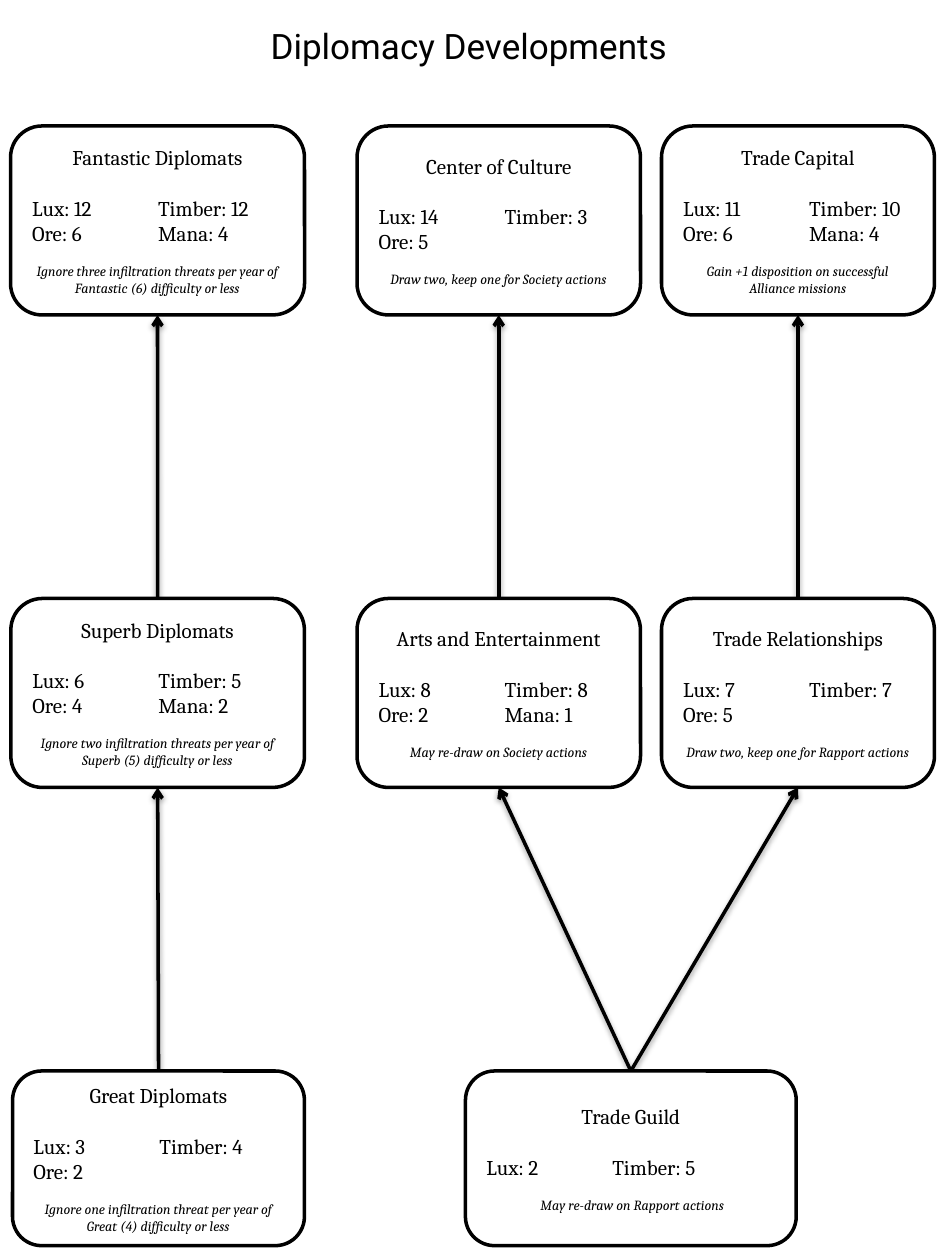
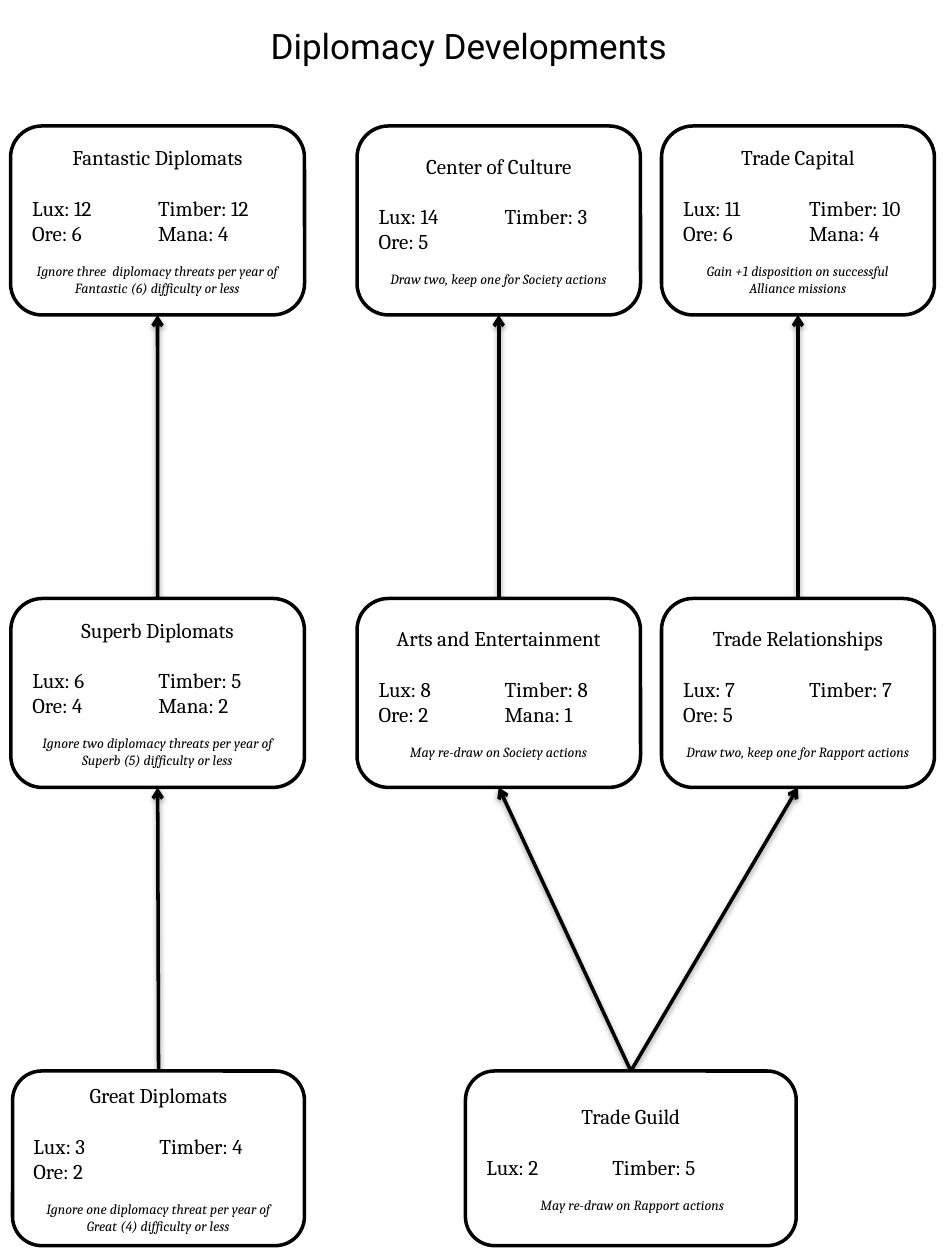
Before and after one commit to ziapeltagames/wrath-of-the-autarch, a slide deck: slide 4 of sheets/Core Sheets.pptx. Drawn at 945x1260 pixels with LibreOffice and Linux fonts; fonts in the diff are those of the drawing. Boxes give left, top, right and bottom in pixels: in the first picture for what was removed or moved away, otherwise in the second. Text is boxed around its words. In the diff, an @@ line names an element or a change of style, - is before the commit and + after.

```diff
--- a/sheets/Core Sheets.pptx
+++ b/sheets/Core Sheets.pptx
@@ text in rounded rectangle at [37,266,278,296]: text changed @@
-Ignore three infiltration threats per year of Fantastic (6) difficulty or less
+Ignore three diplomacy threats per year of Fantastic (6) difficulty or less
@@ text in rounded rectangle at [42,738,273,768]: text changed @@
-Ignore two infiltration threats per year of Superb (5) difficulty or less
+Ignore two diplomacy threats per year of Superb (5) difficulty or less
@@ text in rounded rectangle at [46,1204,270,1234]: text changed @@
-Ignore one infiltration threat per year of Great (4) difficulty or less
+Ignore one diplomacy threat per year of Great (4) difficulty or less
```
Also in this commit, not shown: 14 other files.
